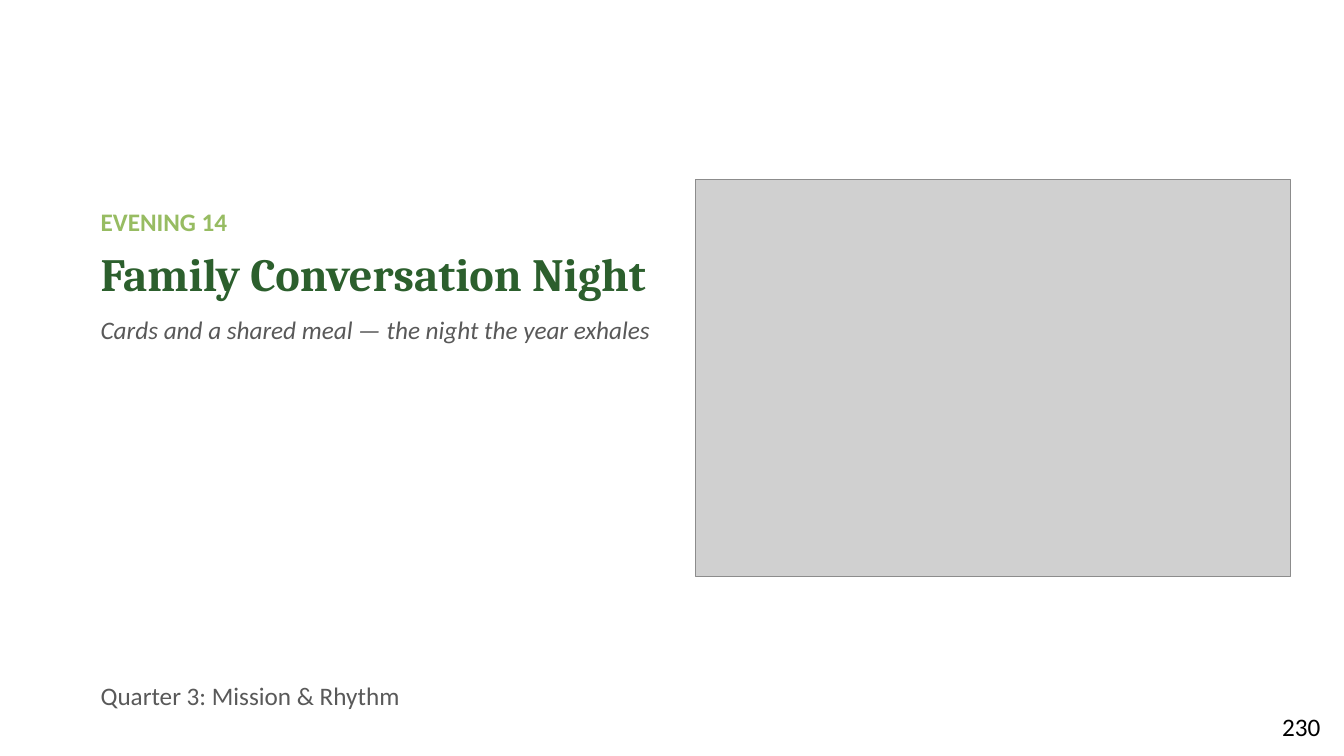
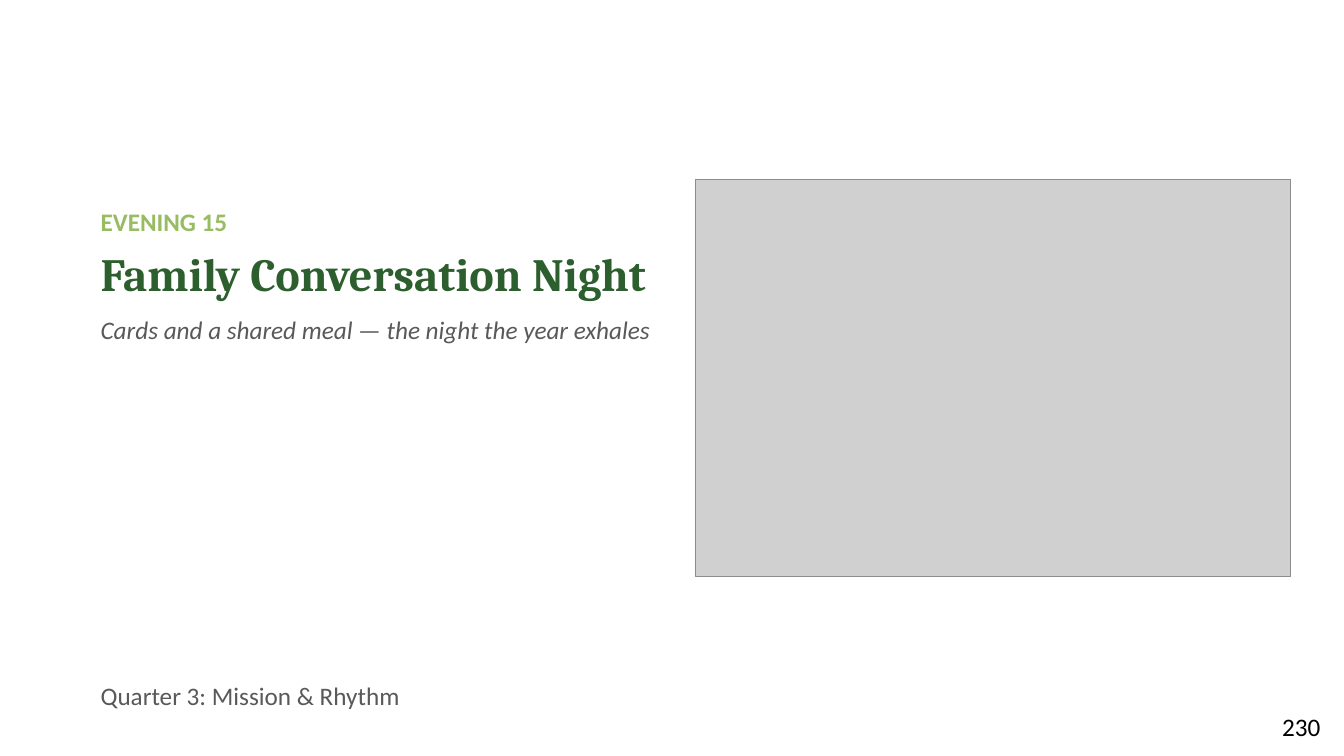
Before and after one commit to jgtittle-ministries/fellowship-of-the-heart-pilot-at-cca-dev, a slide deck: slide 2 of _implementation-notes/evening-series/FotH Evening Session 16 Slides DRAFT v1.pptx. Drawn at 1344x756 pixels with LibreOffice and Linux fonts; fonts in the diff are those of the drawing; grey boxes stand for pictures. Boxes give left, top, right and bottom in pixels: in the first picture for what was removed or moved away, otherwise in the second. Text is boxed around its words. In the diff, an @@ line names an element or a change of style, - is before the commit and + after.

```diff
--- a/_implementation-notes/evening-series/FotH Evening Session 16 Slides DRAFT v1.pptx
+++ b/_implementation-notes/evening-series/FotH Evening Session 16 Slides DRAFT v1.pptx
@@ text at [101,214,228,231]: text changed @@
-EVENING 14
+EVENING 15
```
Also in this commit, not shown: 2 other slides changed, 57 other files.
